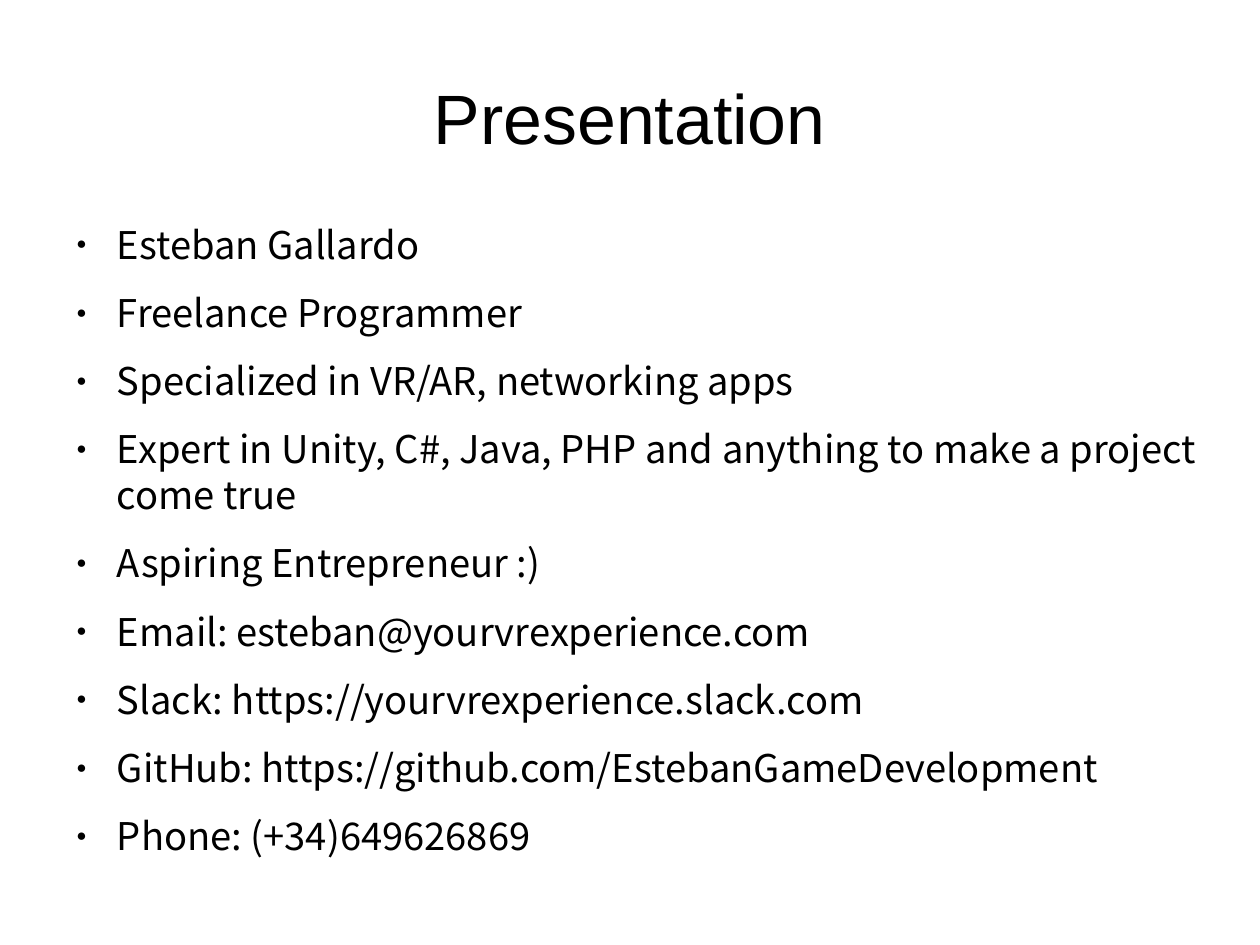
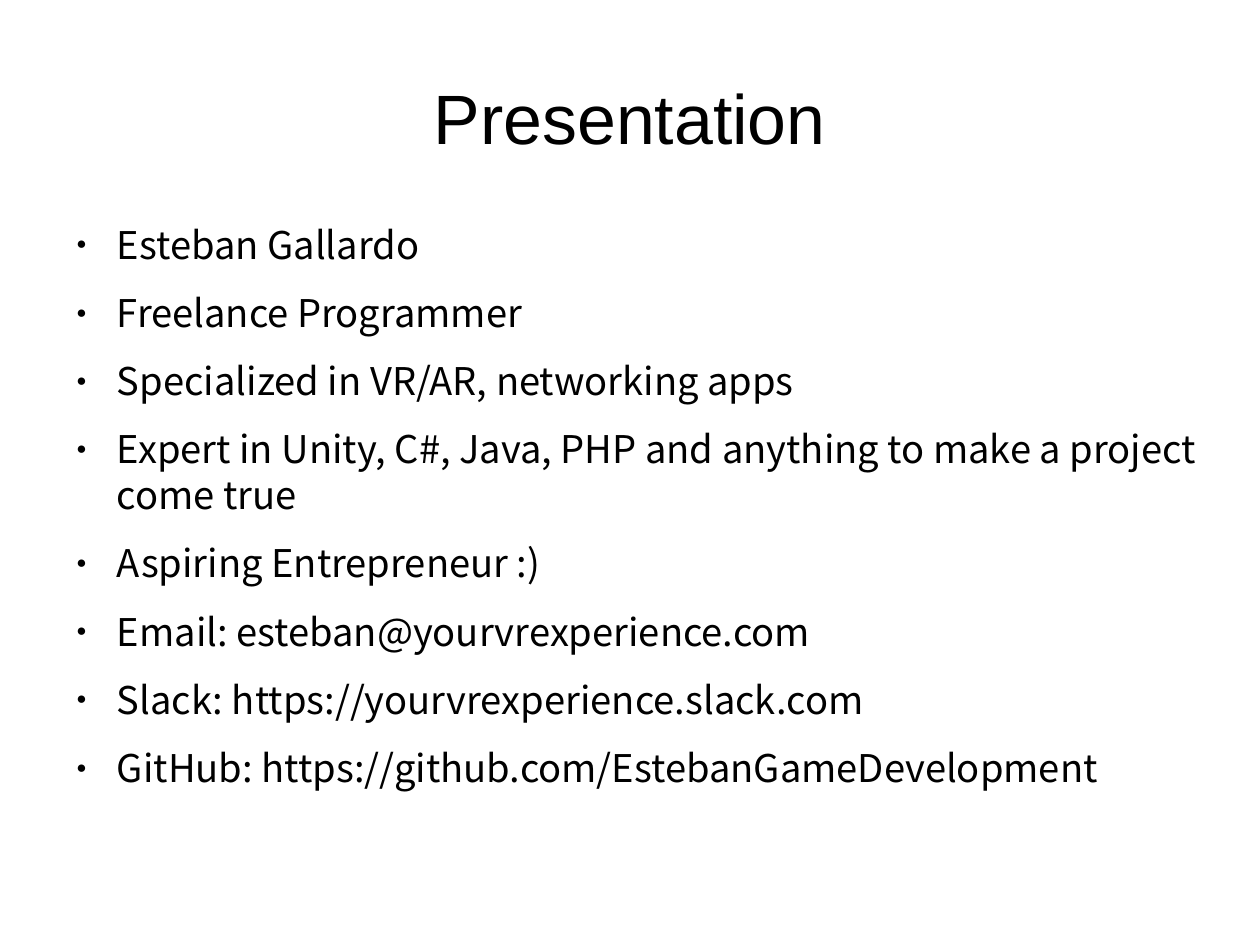
Before and after one commit to EstebanGameDevelopment/YourSharingEconomyApp, a slide deck: slide 2 of TUTORIAL.odp. Drawn at 1260x945 pixels with LibreOffice and Linux fonts; fonts in the diff are those of the drawing. Boxes give left, top, right and bottom in pixels: in the first picture for what was removed or moved away, otherwise in the second. Text is boxed around its words. In the diff, an @@ line names an element or a change of style, - is before the commit and + after.

```diff
--- a/TUTORIAL.odp
+++ b/TUTORIAL.odp
@@ text at (x1=117, y1=819, x2=531, y2=858): paragraph removed @@
-● Phone: (+34)649626869
```
Also in this commit, not shown: 6 other slides changed, 4 slides added, 2 slides removed, 3 other files.
